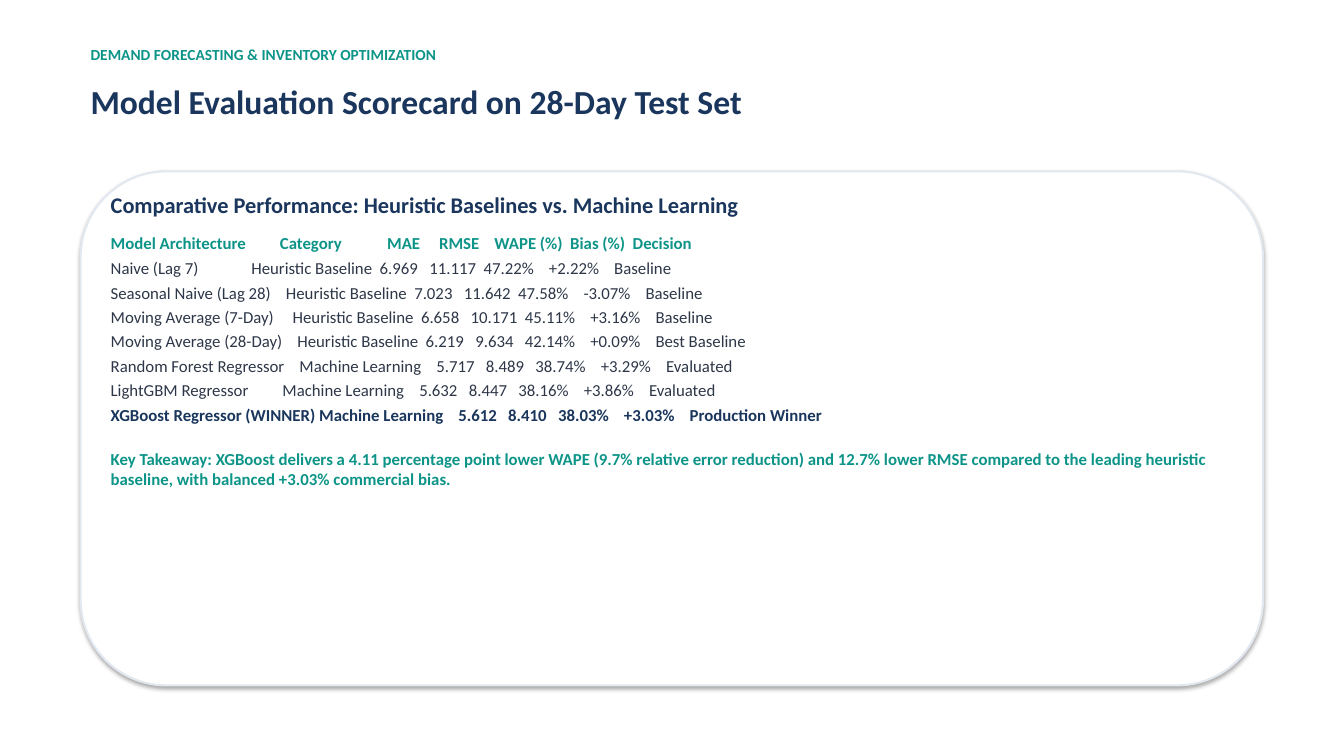
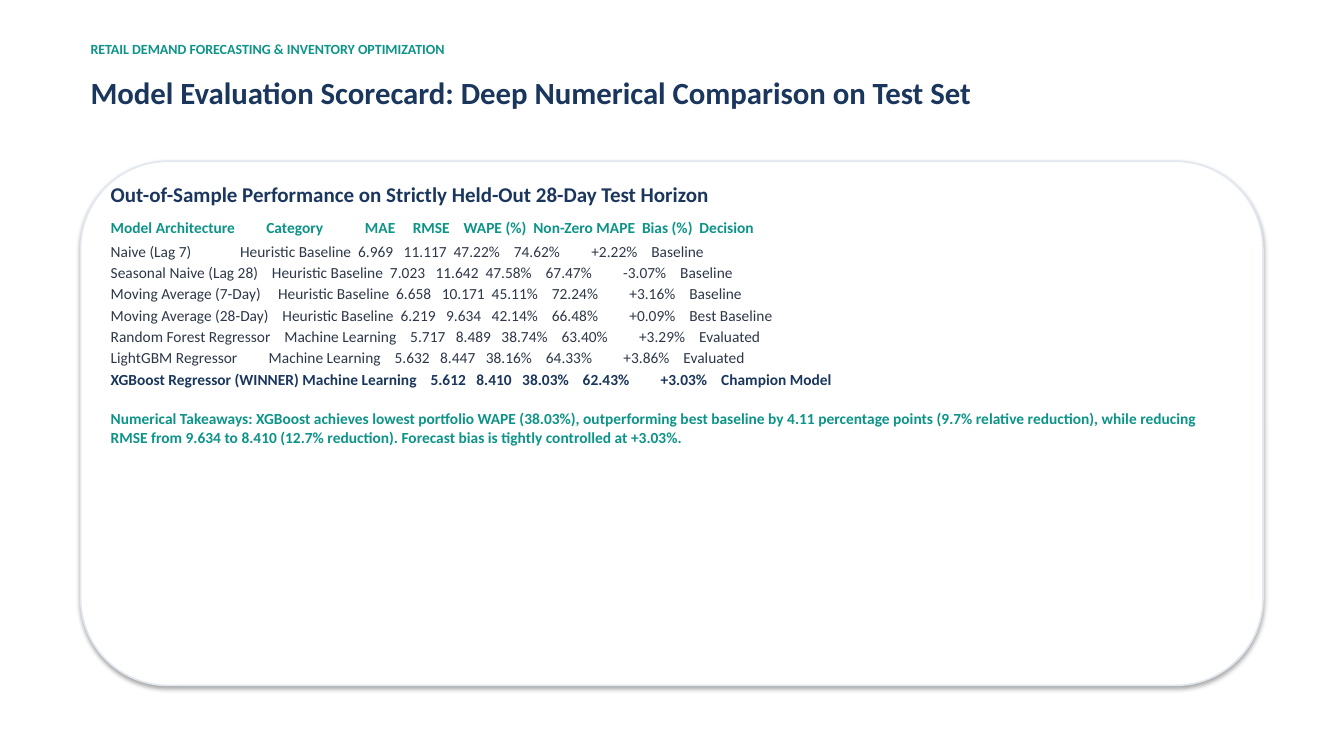
Before and after one commit to Pranav-2910/Demand-Forecasting-Inventory-Optimization-Using-Machine-Learning, a slide deck: slide 7 of Week 4/final_presentation.pptx. Drawn at 1344x756 pixels with LibreOffice and Linux fonts; fonts in the diff are those of the drawing. Boxes give left, top, right and bottom in pixels: in the first picture for what was removed or moved away, otherwise in the second. Text is boxed around its words. In the diff, an @@ line names an element or a change of style, - is before the commit and + after.

Commit message:
Add formal 11-page PDF analytical report, enhanced executive 14-slide presentation deck with numerical observations, and updated documentation

```diff
--- a/Week 4/final_presentation.pptx
+++ b/Week 4/final_presentation.pptx
@@ text at bbox=[91, 45, 445, 54]: text changed; size 11 to 10 pt @@
-DEMAND FORECASTING & INVENTORY OPTIMIZATION
+RETAIL DEMAND FORECASTING & INVENTORY OPTIMIZATION
@@ text at bbox=[91, 82, 970, 109]: text changed; size 24 to 22 pt @@
-Model Evaluation Scorecard on 28-Day Test Set
+Model Evaluation Scorecard: Deep Numerical Comparison on Test Set
@@ rounded rectangle: place and size @@
-rounded rectangle at bbox=[81, 171, 1263, 686]
+rounded rectangle at bbox=[81, 161, 1263, 686]
@@ rounded rectangle at bbox=[81, 161, 1263, 686]: outline #E2E8F0 1.5 pt to #E2E8F0 1.2 pt @@
@@ text at bbox=[111, 187, 1195, 446]: text changed; size 12 to 11 pt @@
-Comparative Performance: Heuristic Baselines vs. Machine Learning
-Model Architecture Category MAE RMSE WAPE (%) Bias (%) Decision
-Naive (Lag 7) Heuristic Baseline 6.969 11.117 47.22% +2.22% Baseline
-Seasonal Naive (Lag 28) Heuristic Baseline 7.023 11.642 47.58% -3.07% Baseline
-Moving Average (7-Day) Heuristic Baseline 6.658 10.171 45.11% +3.16% Baseline
-Moving Average (28-Day) Heuristic Baseline 6.219 9.634 42.14% +0.09% Best Baseline
-Random Forest Regressor Machine Learning 5.717 8.489 38.74% +3.29% Evaluated
-LightGBM Regressor Machine Learning 5.632 8.447 38.16% +3.86% Evaluated
-XGBoost Regressor (WINNER) Machine Learning 5.612 8.410 38.03% +3.03% Production Winner
-Key Takeaway: XGBoost delivers a 4.11 percentage point lower WAPE (9.7% relative error reduction) and 12.7% lower RMSE compared to the leading heuristic baseline, with balanced +3.03% commercial bias.
+Out-of-Sample Performance on Strictly Held-Out 28-Day Test Horizon
+Model Architecture Category MAE RMSE WAPE (%) Non-Zero MAPE Bias (%) Decision
+Naive (Lag 7) Heuristic Baseline 6.969 11.117 47.22% 74.62% +2.22% Baseline
+Seasonal Naive (Lag 28) Heuristic Baseline 7.023 11.642 47.58% 67.47% -3.07% Baseline
+Moving Average (7-Day) Heuristic Baseline 6.658 10.171 45.11% 72.24% +3.16% Baseline
+Moving Average (28-Day) Heuristic Baseline 6.219 9.634 42.14% 66.48% +0.09% Best Baseline
+Random Forest Regressor Machine Learning 5.717 8.489 38.74% 63.40% +3.29% Evaluated
+LightGBM Regressor Machine Learning 5.632 8.447 38.16% 64.33% +3.86% Evaluated
+XGBoost Regressor (WINNER) Machine Learning 5.612 8.410 38.03% 62.43% +3.03% Champion Model
+Numerical Takeaways: XGBoost achieves lowest portfolio WAPE (38.03%), outperforming best baseline by 4.11 percentage points (9.7% relative reduction), while reducing RMSE from 9.634 to 8.410 (12.7% reduction). Forecast bias is tightly controlled at +3.03%.
```
Also in this commit, not shown: 10 other slides changed, 3 slides added, 1 slide removed, 4 other files.
